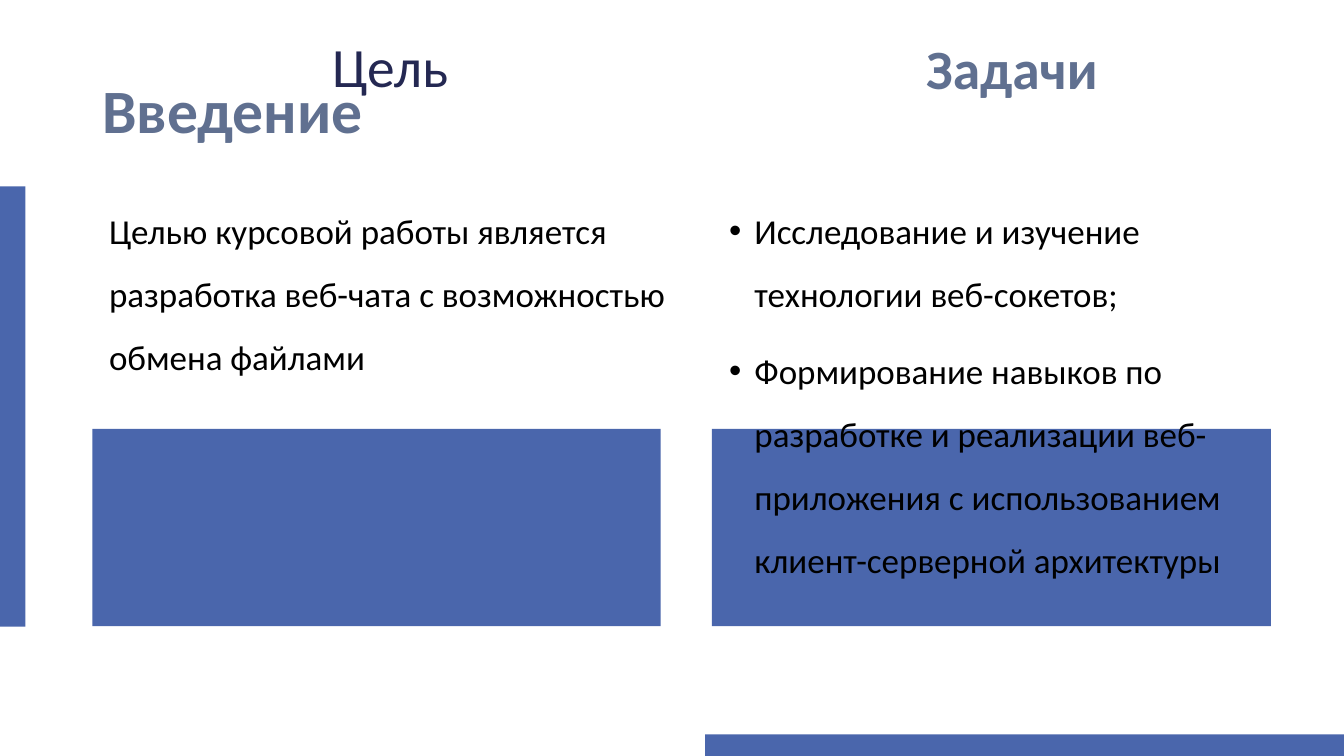
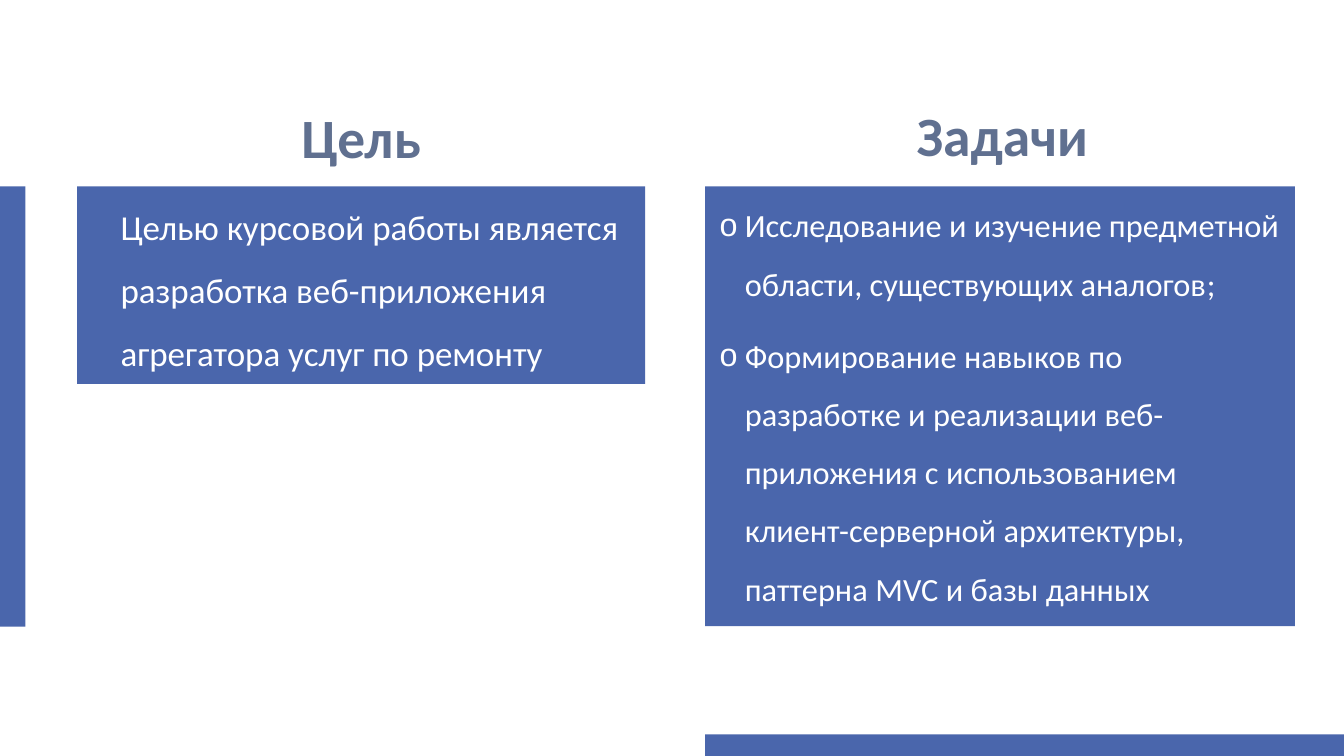
Before and after one commit to romankuz19/repair-service-webapp, a slide deck: slide 2 of documentation/защита курсача.pptx. Drawn at 1344x756 pixels with LibreOffice and Linux fonts; fonts in the diff are those of the drawing; background and template pictures are left out. Boxes give left, top, right and bottom in pixels: in the first picture for what was removed or moved away, otherwise in the second. Text is boxed around its words. In the diff, an @@ line names an element or a change of style, - is before the commit and + after.

```diff
--- a/documentation/защита курсача.pptx
+++ b/documentation/защита курсача.pptx
@@ title removed at [102,82,362,143] @@
-Введение
@@ text "Цель": place and size @@
-text "Цель" at [332,51,448,96]
+text "Цель" at [301,122,421,167]
@@ text "Цель" at [301,122,421,167]: text colour #242852 to #607090, bold on; line spacing 0.79 to 0.8; vertical alignment top to middle @@
@@ text "Задачи": place and size @@
-text "Задачи" at [926,52,1097,98]
+text "Задачи" at [917,119,1088,165]
@@ rectangle: place and size @@
-rectangle at [93,429,661,626]
+rectangle at [77,187,645,384]
@@ rectangle: place and size @@
-rectangle at [713,429,1271,626]
+rectangle at [705,186,1295,626]
@@ text at [121,216,618,372]: text changed; text colour #000000 to #FFFFFF @@
-Целью курсовой работы является разработка веб-чата с возможностью обмена файлами
+Целью курсовой работы является разработка веб-приложения агрегатора услуг по ремонту
@@ text at [745,215,1279,607]: text changed; size 25 to 23.1 pt; text colour #000000 to #FFFFFF @@
-• Исследование и изучение технологии веб-сокетов;
-• Формирование навыков по разработке и реализации веб-приложения с использованием клиент-серверной архитектуры
+o Исследование и изучение предметной области, существующих аналогов;
+o Формирование навыков по разработке и реализации веб-приложения с использованием клиент-серверной архитектуры, паттерна MVC и базы данных MongoDB.
```
Also in this commit, not shown: 3 other slides changed, 4 slides added, 4 slides removed, 2 other files.
